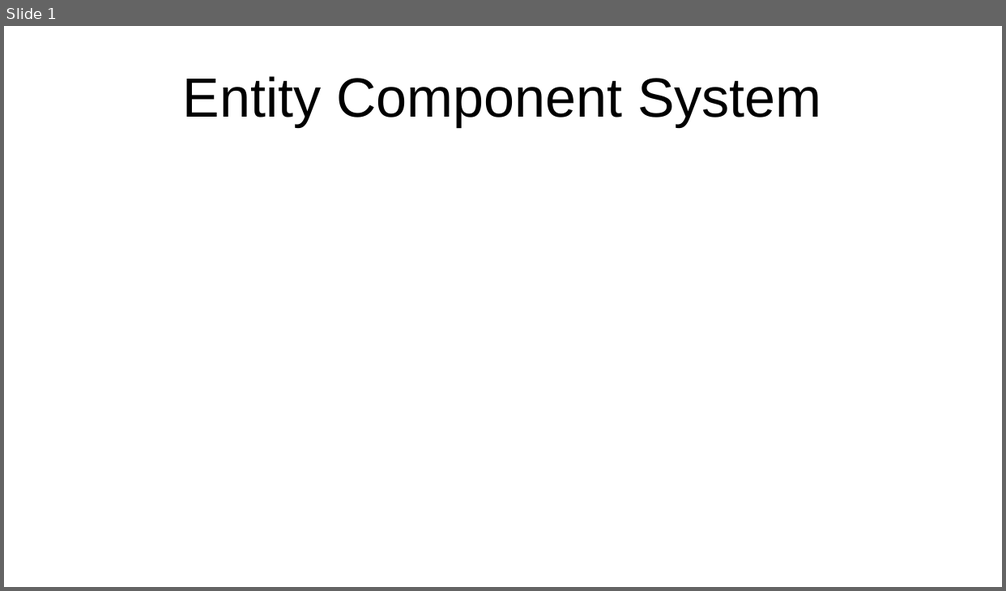
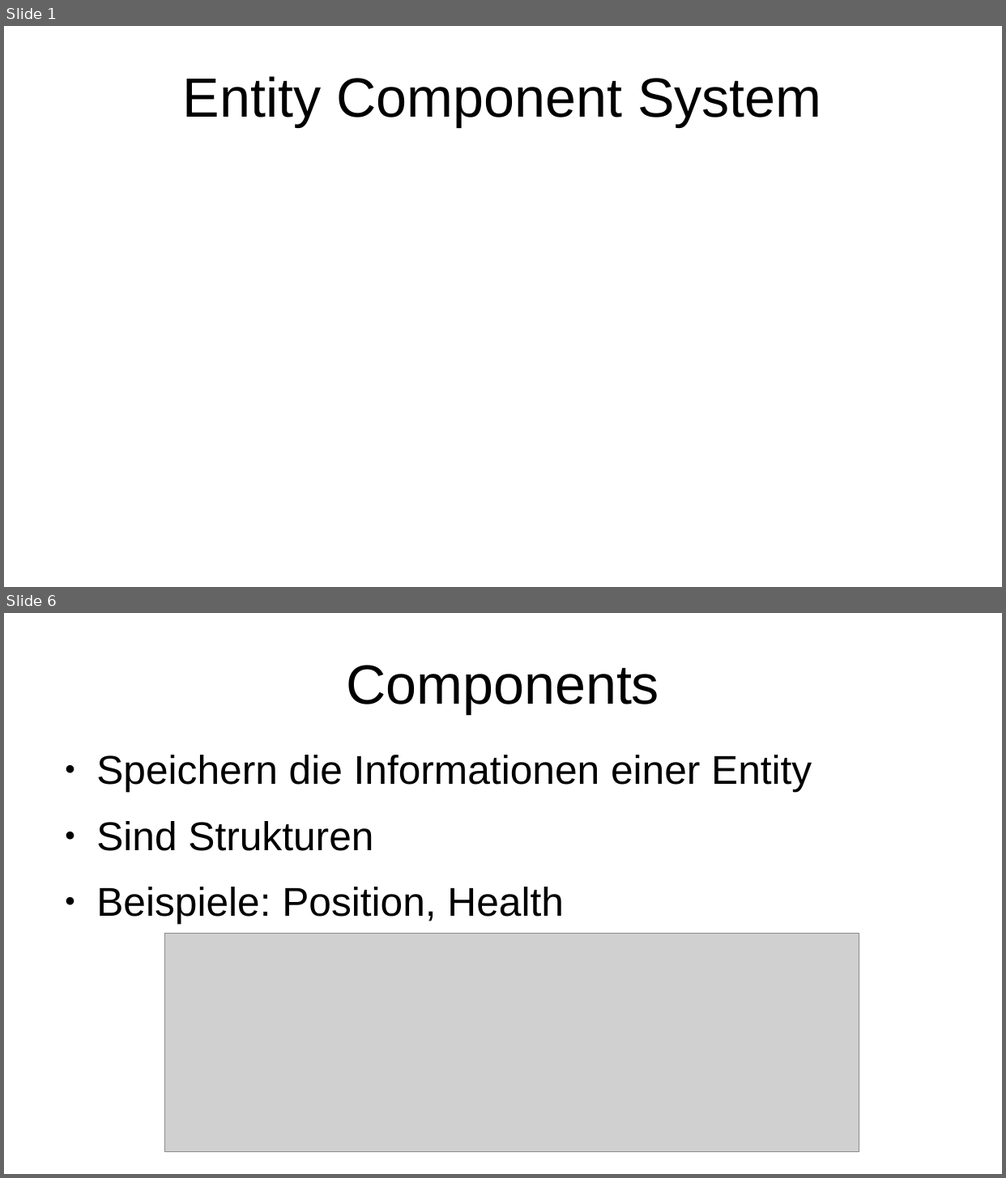
Before and after one commit to AcaciusFaelan/ecs, a slide deck: doc/ecs_presentation.odp. Shown one above the other, each under a label of ours: slide 1 before the commit, slides 1 and 6 after it; the slides between them are not shown. The pictures are 1006x591 and 1006x1178 pixels, drawn with LibreOffice and Linux fonts; fonts in the diff are those of the drawing; grey boxes stand for pictures. Boxes give left, top, right and bottom in pixels: in the first picture for what was removed or moved away, otherwise in the second. Text is boxed around its words. In the diff, an @@ line names an element or a change of style, - is before the commit and + after.

```diff
--- a/doc/ecs_presentation.odp
+++ b/doc/ecs_presentation.odp
@@ slide 6 added at [4, 613, 1002, 1174], background #FFFFFF @@
@@ title added at [346, 665, 659, 714], 44 pt, text #000000 @@
+Components
@@ text added at [96, 755, 812, 924], 32 pt, text #000000 @@
+● Speichern die Informationen einer Entity
+● Sind Strukturen
+● Beispiele: Position, Health
@@ picture added at [164, 934, 859, 1152] @@
```
Also in this commit, not shown: 1 slide changed, 15 other slides added, 1 slide removed, 6 other files.
